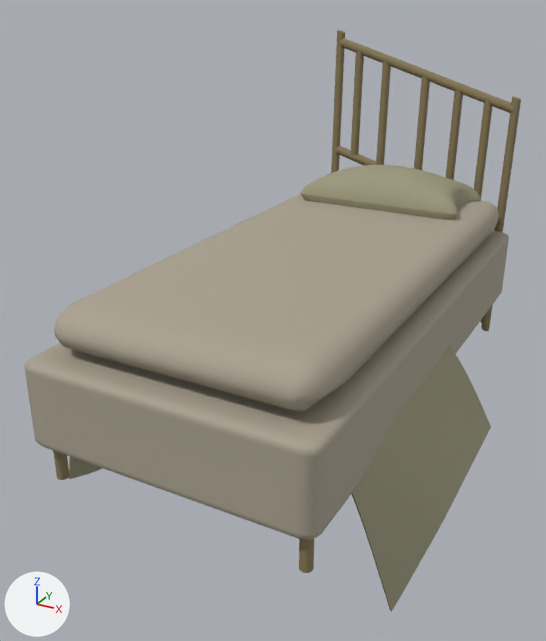
The FBX model ITP4716M_Group1/Assets/bed_game/bed.fbx: old version first, new version second.
The view is the same before and after, from a 50 mm lens placed at (0.75, -4.62, 2.81), pointed at (-1.49, -0.55, 0.78). Lighting does not change. The marker at lower left points along +X, +Y and +Z. Where no turn or scale is listed for an object, it has been applied to the vertices.
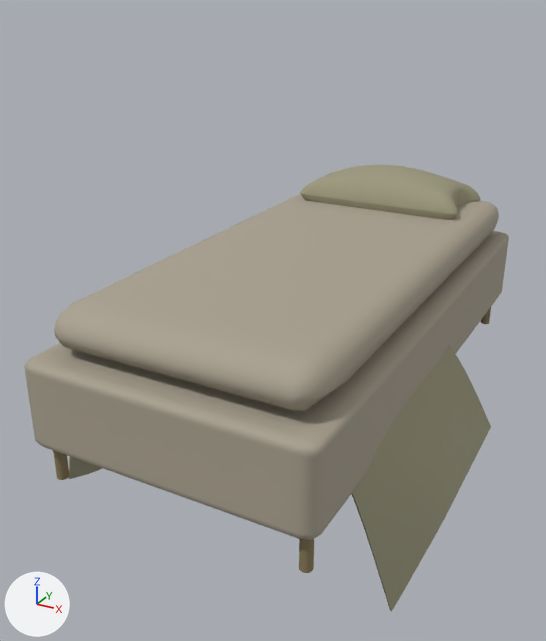
Pixel boxes [x1, y1, x2, y2] of what changed, in the pictures (546 x 641 px):
'Cylinder008', deleted: before [331, 30, 521, 331]

The change, as a diff of the scene's bpy script:
```diff
--- a/ITP4716M_Group1/Assets/bed_game/bed.fbx.py
+++ b/ITP4716M_Group1/Assets/bed_game/bed.fbx.py
@@ ob_cylinder008 @@
-ob_cylinder008 = bpy.data.objects.new('Cylinder008', me_mesh_008)
-ob_cylinder008.location = (-0.482, 1.442, 1.965)
```
